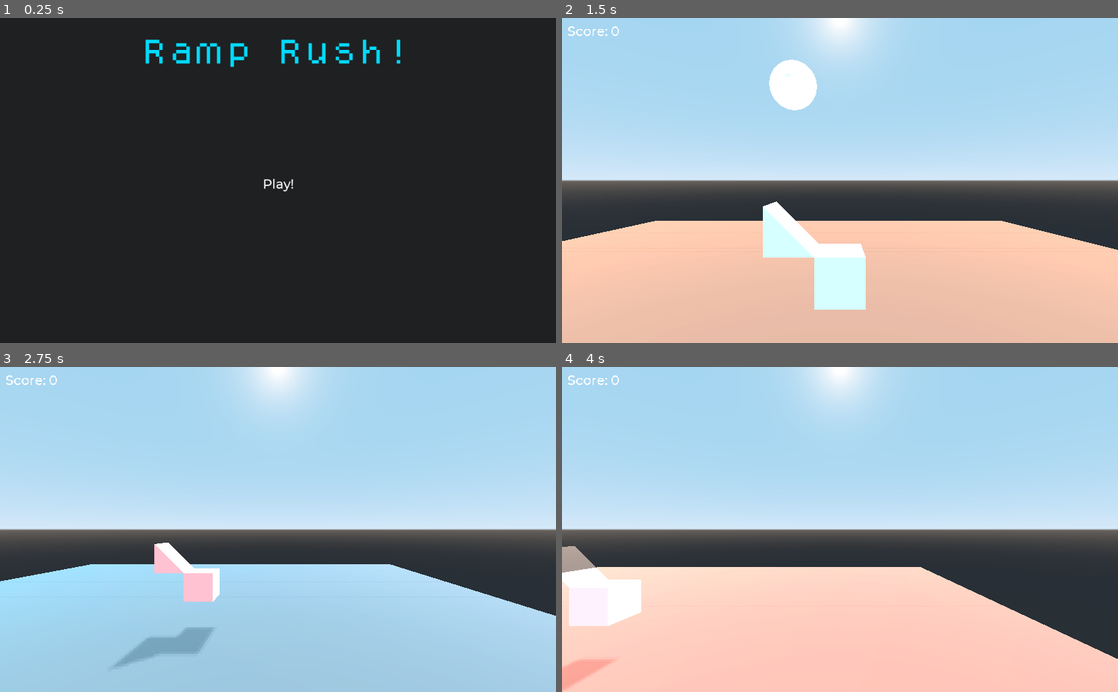
Above: before the commit, frames 1-4 (two rows, left to right).
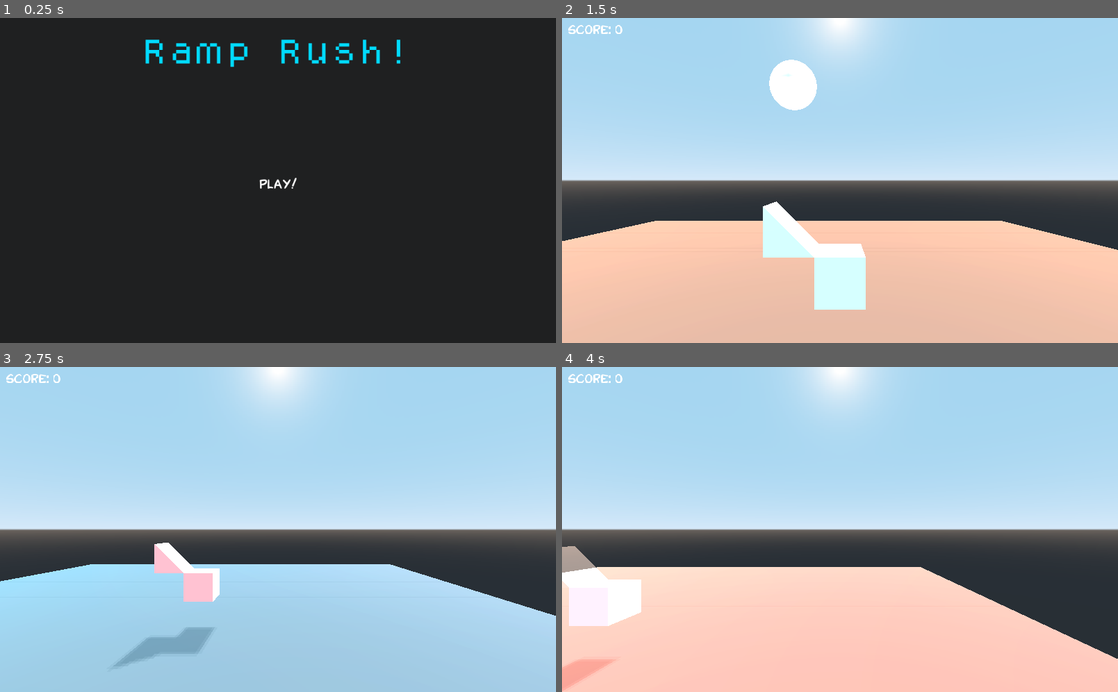
Above: after the commit, the same moments.

Repository: lpszeto/Ramp_Rush
Game: Godot game, scene res://Menu.tscn
Two runs of this game, one before a commit and one after it. Both use one fixed random seed, a clock stepped at 60 frames per second and the inputs below.
Inputs:
- Up to frame 1 (0.25 s): no input
- Up to frame 2 (1.5 s): click "Play!" at 0.5 s; tap Enter (ui_accept) at 1.25 s; hold D (right) from 1.28 s (still down)
- Up to frame 3 (2.75 s): tap Enter (ui_accept) at 1.52, 2.27 s; release D (right) at 2.03 s; hold S (back) from 2.03 s (still down)
- Up to frame 4 (4 s): release S (back) at 2.78 s; hold D (right) 2.78-3.53 s; hold W (forward) from 3.53 s (still down); tap Enter (ui_accept) at 3.77 s

The runs differ from the first frame. In frame 1, 0.1% of the frame differs, in the area x 46-54%, y 49-54%; in frame 2, 0.2%, in the area x 1-11%, y 2-6%; in frame 3, 0.2%; in frame 4, 0.2%.

Commit message:
Change Play Font

Diff:
--- a/Ramp Rush/ui_theme.tres
+++ b/Ramp Rush/ui_theme.tres
@@ -1,6 +1,6 @@
 [gd_resource type="Theme" load_steps=3 format=2]
 
-[ext_resource path="res://fonts/Montserrat-Medium.ttf" type="DynamicFontData" id=1]
+[ext_resource path="res://fonts/Redkost Comic.otf" type="DynamicFontData" id=1]
 
 [sub_resource type="DynamicFont" id=1]
 size = 24
Binary file added: Ramp Rush/fonts/Redkost Comic.otf
